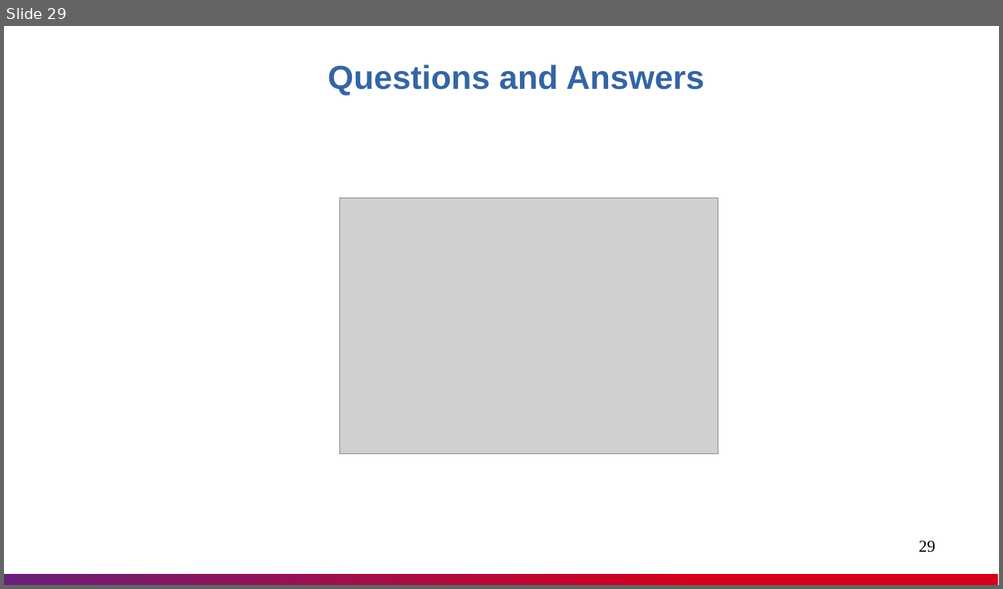
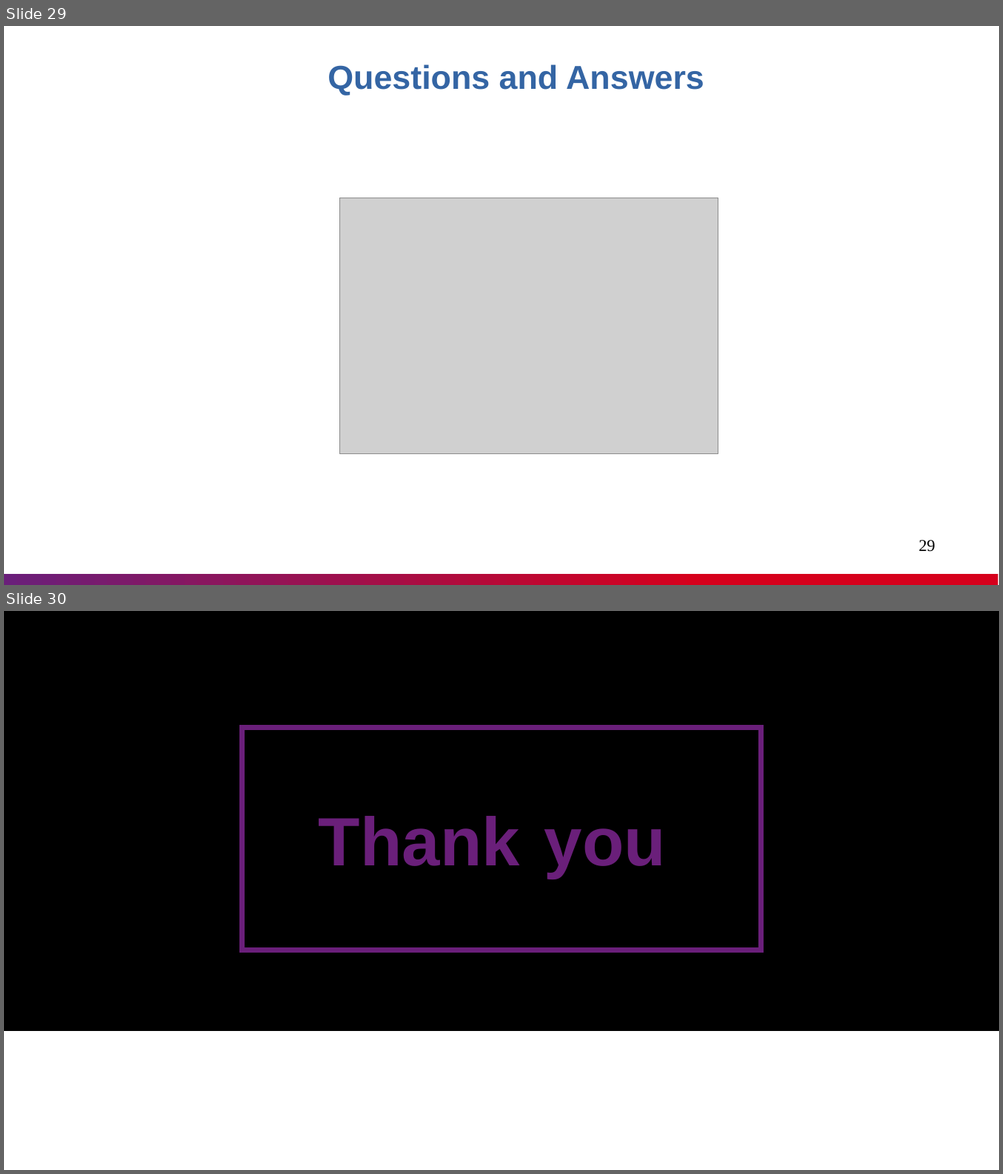
Before and after one commit to nashtech-garage/kubernetes, a slide deck: documents/K8s_Knowledge_Sharing.pptx. Shown one above the other, each under a label of ours: slide 29 before the commit, slides 29 and 30 after it. The pictures are 1003x589 and 1003x1174 pixels, drawn with LibreOffice and Linux fonts; fonts in the diff are those of the drawing; grey boxes stand for pictures; background and template pictures are left out. Boxes give left, top, right and bottom in pixels: in the first picture for what was removed or moved away, otherwise in the second. Text is boxed around its words. In the diff, an @@ line names an element or a change of style, - is before the commit and + after.

```diff
--- a/documents/K8s_Knowledge_Sharing.pptx
+++ b/documents/K8s_Knowledge_Sharing.pptx
@@ slide 30 added at <box>4,611,999,1170</box>, background #FFFFFF @@
@@ rectangle added at <box>4,611,999,1031</box>, fill #000000 @@
@@ rectangle added at <box>242,728,761,951</box>, outline #6A1F7A 4.99 pt @@
@@ text added at <box>318,816,666,878</box>, 66 pt, text #6A1F7A, bold @@
+Thank you
```
Also in this commit, not shown: 2 slides changed, 1 slide removed.
